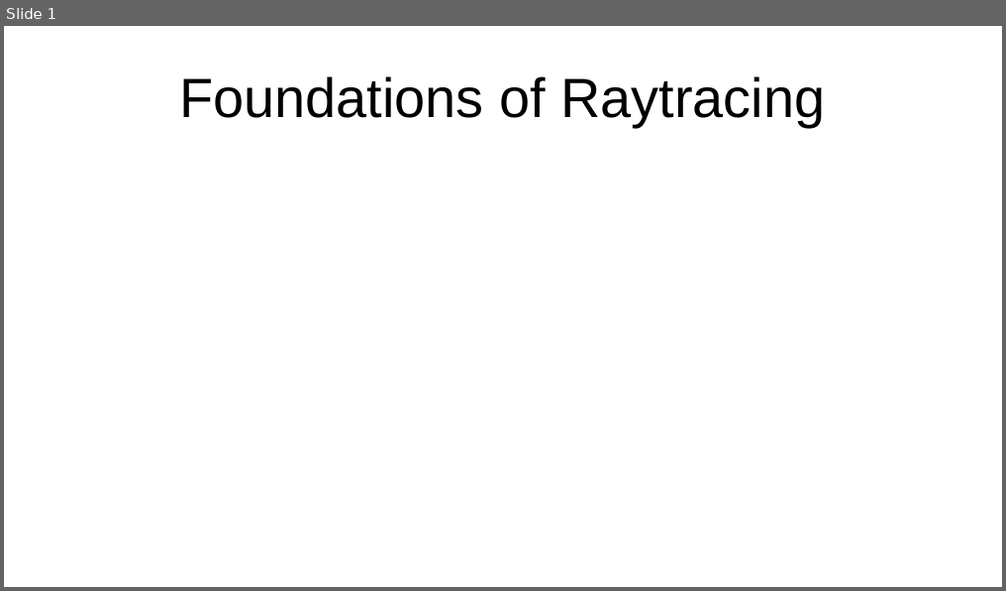
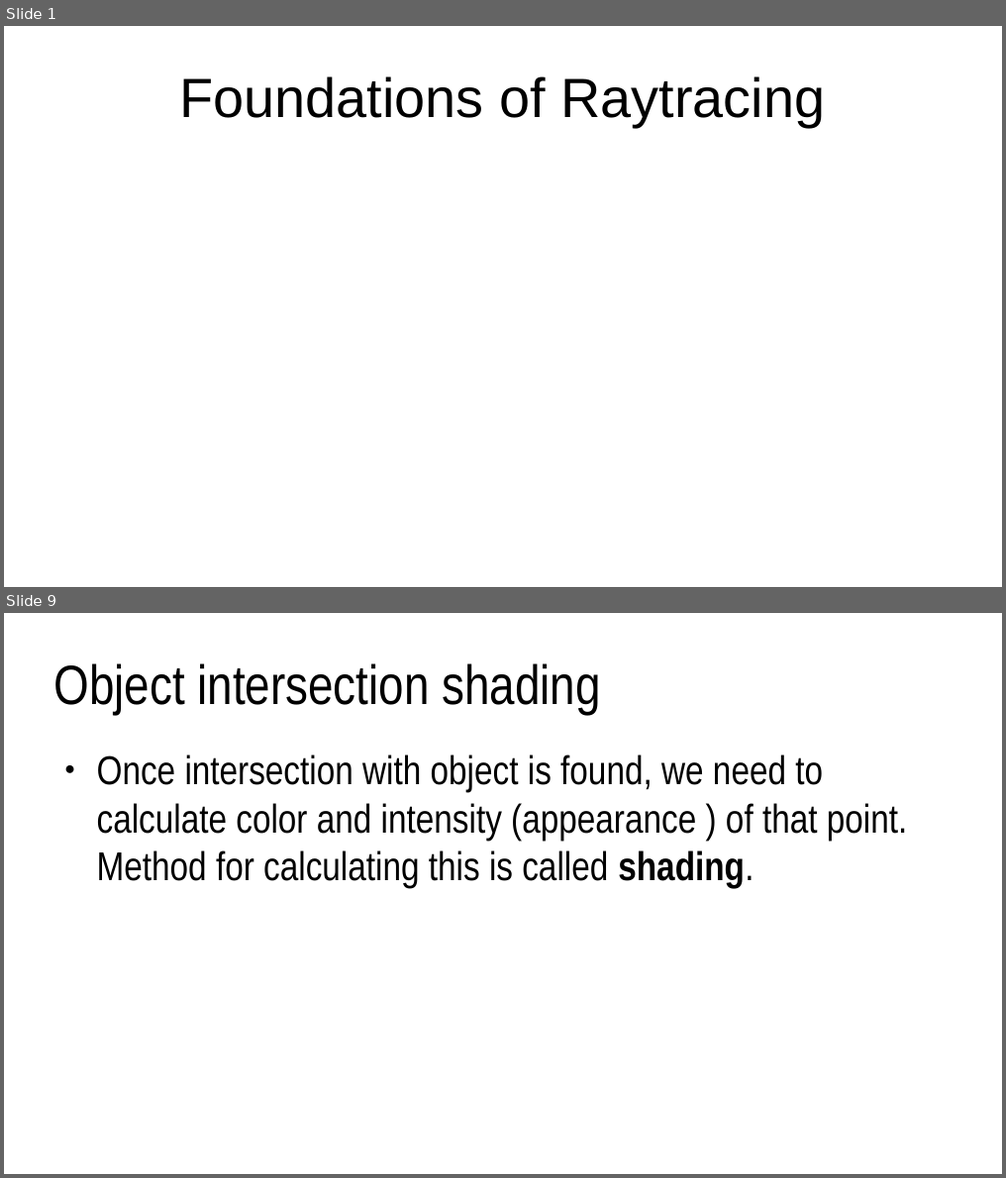
Before and after one commit to lorentzo/IntroductionToComputerGraphics, a slide deck: lectures/foundations_rendering/foundations_raytracing.odp. Shown one above the other, each under a label of ours: slide 1 before the commit, slides 1 and 9 after it; the slides between them are not shown. The pictures are 1006x591 and 1006x1178 pixels, drawn with LibreOffice and Linux fonts; fonts in the diff are those of the drawing. Boxes give left, top, right and bottom in pixels: in the first picture for what was removed or moved away, otherwise in the second. Text is boxed around its words. In the diff, an @@ line names an element or a change of style, - is before the commit and + after.

Commit message:
3d scene and rendering foundations

```diff
--- a/lectures/foundations_rendering/foundations_raytracing.odp
+++ b/lectures/foundations_rendering/foundations_raytracing.odp
@@ slide 9 added at [4, 613, 1002, 1174], background #FFFFFF @@
@@ title added at [54, 663, 600, 714], 44 pt, text #000000 @@
+Object intersection shading
@@ text added at [97, 755, 908, 888], 32 pt, text #000000 @@
+● Once intersection with object is found, we need to calculate color and intensity (appearance ) of that point. Method for calculating this is called shading.
```
Also in this commit, not shown: 1 slide changed, 7 other slides added, 5 other files.
